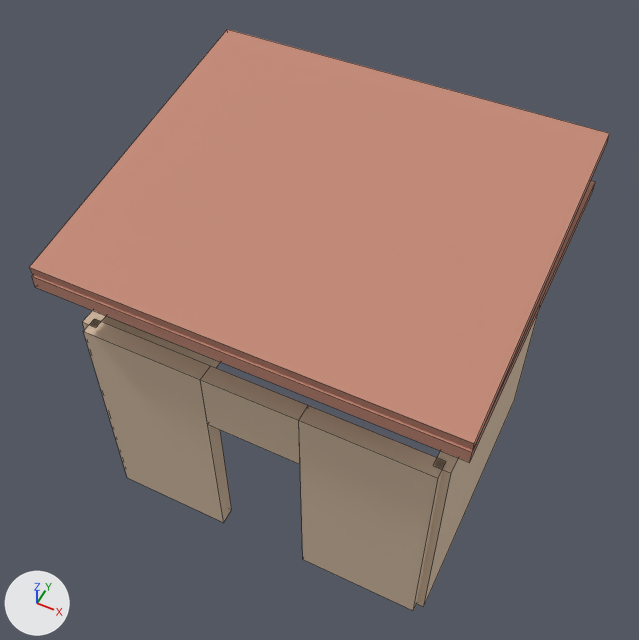
A saved change to the FBX model Assets/Models/Generated/house_shed.fbx.
Before and after are seen from a 50 mm lens placed at (2.67, -5.53, 8.94), pointed at (-0.09, 0.0, 2.02). Lighting does not change. The marker at lower left points along +X, +Y and +Z. The older version comes first. Mesh edges are drawn as thin lines.

The first picture shows 'Front_L', 'Front_R', 'Front_Top', 'Left', 'Right', 'Roof', 'Roof.001'.
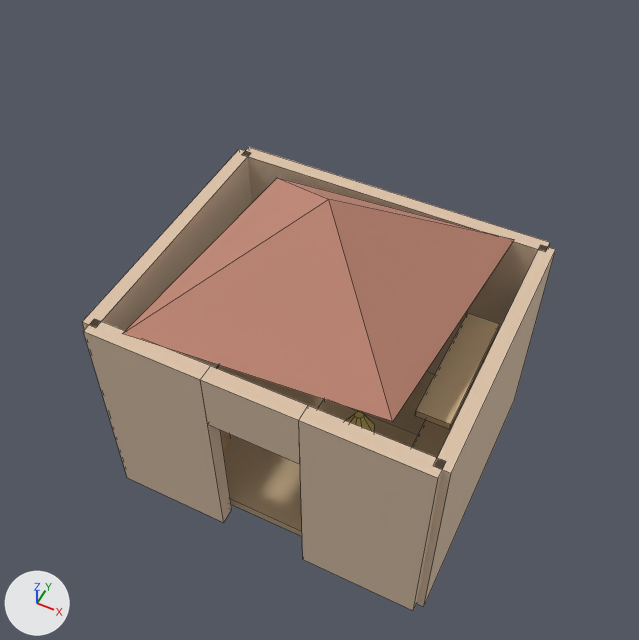
Edits to the bpy script that builds the scene:
```text
Add mat_woodl:
    mat_woodl = principled_material('WoodL')
    mat_woodl.base_color = (0.62, 0.45, 0.26)  # beige #ceb38b
    mat_woodl.roughness = 0.85
Add mat_wood:
    mat_wood = principled_material('Wood')
    mat_wood.base_color = (0.5, 0.32, 0.16)  # brown #bc996f
    mat_wood.roughness = 0.85
Add mat_floorw:
    mat_floorw = principled_material('FloorW')
    mat_floorw.base_color = (0.55, 0.4, 0.24)  # beige #c4aa86
    mat_floorw.roughness = 0.8
Add mat_gold:
    mat_gold = principled_material('Gold')
    mat_gold.base_color = (0.9, 0.7, 0.2)  # yellow #f3da7c
    mat_gold.roughness = 0.35
Change me_cube_006:
    used by ob_roof; location = (0.0, 0.0, 0.0)
    remove me_cube_006.from_pydata(...)  # 8 vertices, 6 faces; spans x -2.05..2.05, y -1.75..1.75, z 3.23..3.37
    add me_cube_006.from_pydata(...)  # 5 vertices, 5 faces; spans x -1.45..1.45, y -1.45..1.45, z 2.6..3.7
    me_cube_006 part 1: the whole mesh is rebuilt
Add me_cube_007_1:
    me_cube_007_1.from_pydata(...)  # a box spanning x 0.0..1.2, y -0.85..-0.05, z 0.71..0.79
    me_cube_007_1.materials.append(mat_woodl)  # beige #ceb38b
Add me_cube_011:
    me_cube_011.from_pydata(...)  # a box spanning x -1.65..-0.95, y -1.35..-0.65, z 0.0..0.8
    me_cube_011.materials.append(mat_wood)  # brown #bc996f
Add me_cube_006_1:
    me_cube_006_1.from_pydata(...)  # a box spanning x -1.65..1.65, y -1.35..1.35, z 0.0..0.12
    me_cube_006_1.materials.append(mat_floorw)  # beige #c4aa86
Add me_cube_010:
    me_cube_010.from_pydata(...)  # a box spanning x 1.275..1.625, y -0.7..0.7, z 2.04..2.12
    me_cube_010.materials.append(mat_woodl)  # beige #ceb38b
Add me_cone_001:
    me_cone_001.from_pydata(...)  # an 8-sided cut cone along z (radius 0.18 at the low end, 0.05 at the high end) spanning x 0.42..0.78, y -0.63..-0.27, z 1.075..1.325
    me_cone_001.materials.append(mat_gold)  # yellow #f3da7c
Add me_cube_009:
    me_cube_009.from_pydata(...)  # a box spanning x 1.275..1.625, y -0.7..0.7, z 1.39..1.47
    me_cube_009.materials.append(mat_woodl)  # beige #ceb38b
Remove ob_roof_001:
    ob_roof_001 = bpy.data.objects.new('Roof.001', me_cube_007)
    ob_roof_001.location = (0.0, 0.0, 0.0)
Add ob_int_table:
    ob_int_table = bpy.data.objects.new('Int_Table', me_cube_007_1)
    ob_int_table.location = (0.0, 0.0, 0.0)
Add ob_int_crate1:
    ob_int_crate1 = bpy.data.objects.new('Int_Crate1', me_cube_011)
    ob_int_crate1.location = (0.0, 0.0, 0.0)
Add ob_int_floor:
    ob_int_floor = bpy.data.objects.new('Int_Floor', me_cube_006_1)
    ob_int_floor.location = (0.0, 0.0, 0.0)
Add ob_int_shelf2:
    ob_int_shelf2 = bpy.data.objects.new('Int_Shelf2', me_cube_010)
    ob_int_shelf2.location = (0.0, 0.0, 0.0)
Add ob_int_lampshade:
    ob_int_lampshade = bpy.data.objects.new('Int_LampShade', me_cone_001)
    ob_int_lampshade.location = (0.0, 0.0, 0.0)
Add ob_int_shelf:
    ob_int_shelf = bpy.data.objects.new('Int_Shelf', me_cube_009)
    ob_int_shelf.location = (0.0, 0.0, 0.0)
```

Location of each change, (x1, y1, x2, y2) in pixels of the pictures (639 x 640 px):
'Roof.001', deleted (brown)
    before: (29, 29, 610, 451)
'Roof', reshaped
    before: (32, 181, 595, 463)
    after: (123, 178, 514, 422)
'Int_Floor', added (beige)
    after: (218, 365, 435, 536)
'Int_Shelf2', added (beige)
    after: (415, 313, 500, 429)
'Int_Table', added (beige)
    after: (318, 399, 418, 447)
'Int_Shelf', added
    after: (412, 361, 484, 458)
'Int_LampShade', added
    after: (346, 411, 374, 432)
'Int_Crate1', added (mostly hidden)
    after: (220, 430, 231, 449)
'Left', unchanged, uncovered by the edit
    before: (82, 310, 220, 368)
    after: (82, 149, 251, 368)
'Back', unchanged, uncovered by the edit
    after: (244, 147, 550, 374)
